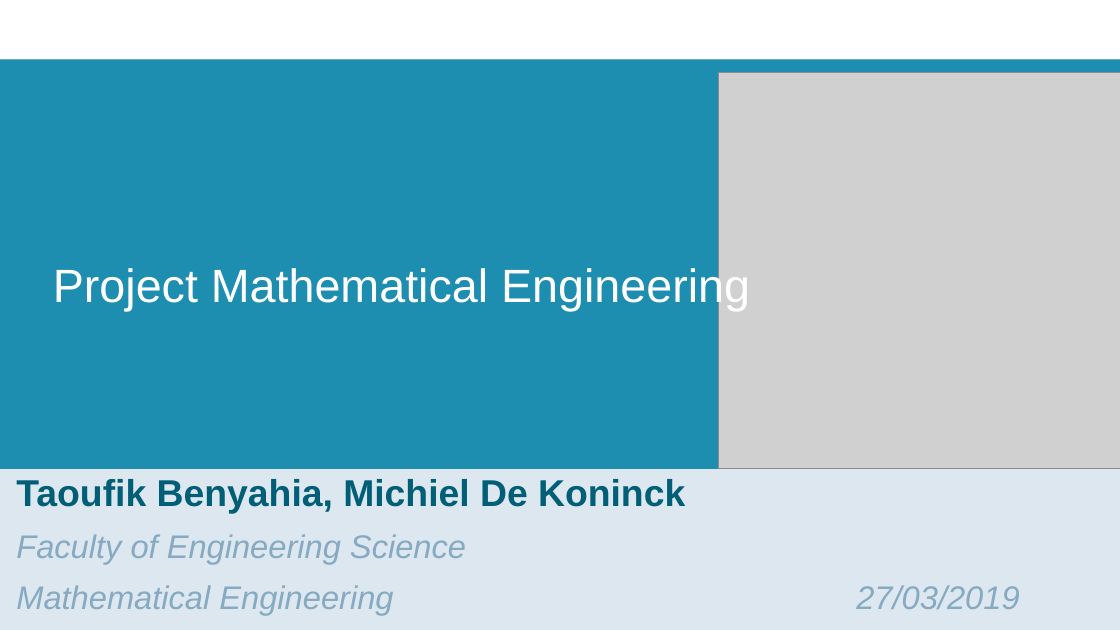
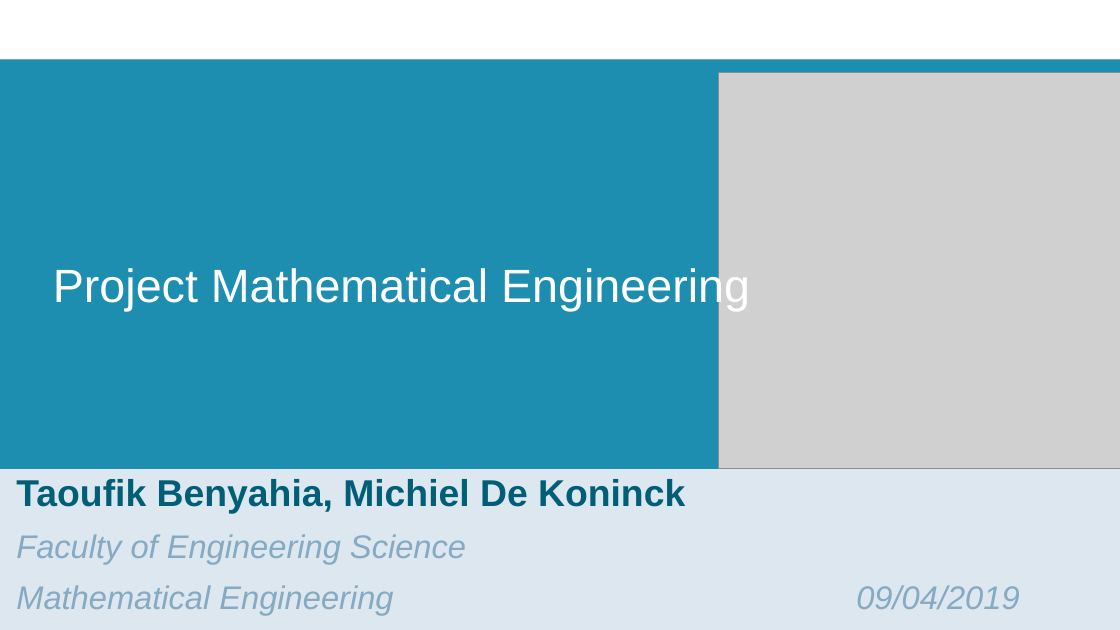
Before and after one commit to MichielDeKoninck/ThePearProject, a slide deck: slide 1 of PearProjectPresentation.pptx. Drawn at 1120x630 pixels with LibreOffice and Linux fonts; fonts in the diff are those of the drawing; grey boxes stand for pictures; background and template pictures are left out. Boxes give left, top, right and bottom in pixels: in the first picture for what was removed or moved away, otherwise in the second. Text is boxed around its words. In the diff, an @@ line names an element or a change of style, - is before the commit and + after.

```diff
--- a/PearProjectPresentation.pptx
+++ b/PearProjectPresentation.pptx
@@ subtitle at (16,585,1019,614): text changed @@
-Mathematical Engineering 27/03/2019
+Mathematical Engineering 09/04/2019
```
Also in this commit, not shown: 6 other slides changed, 1 other file.
